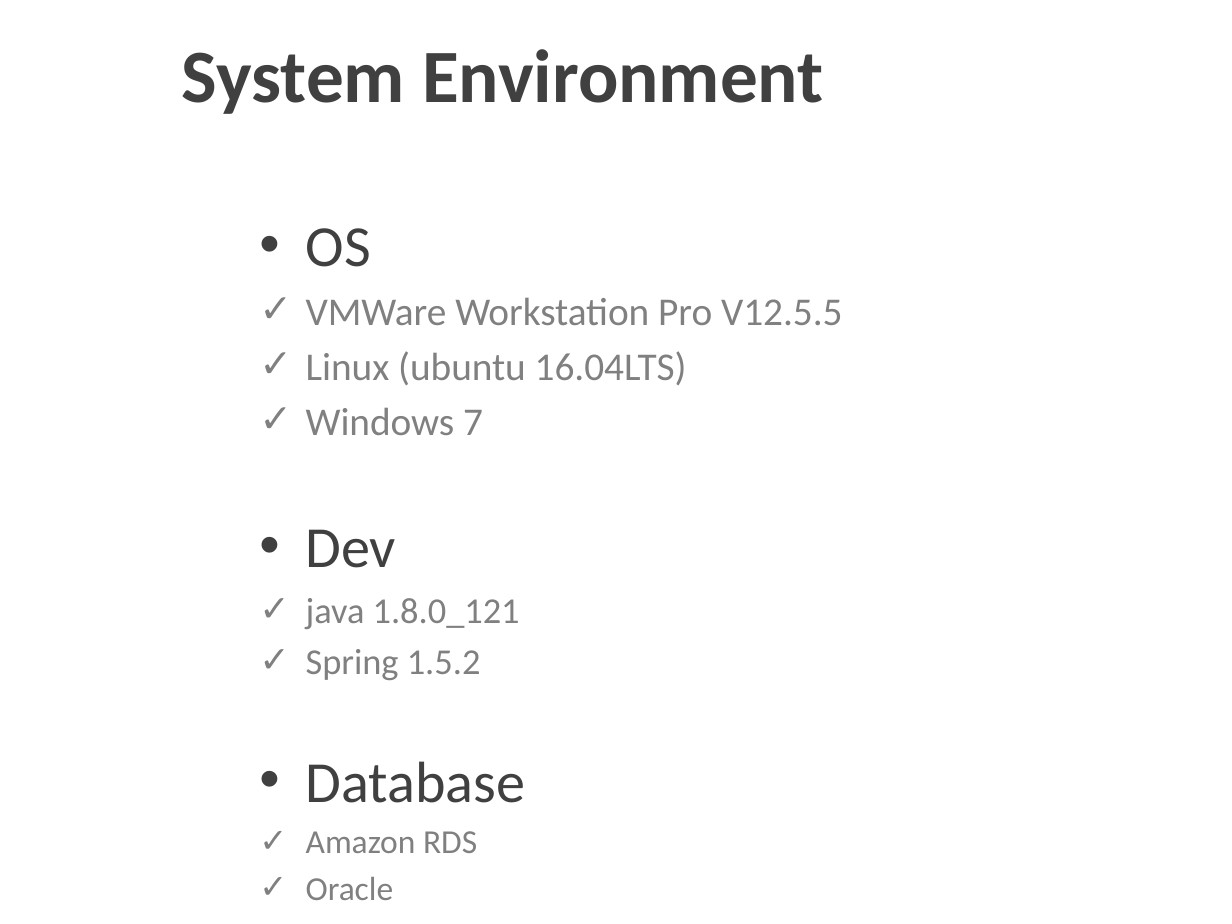
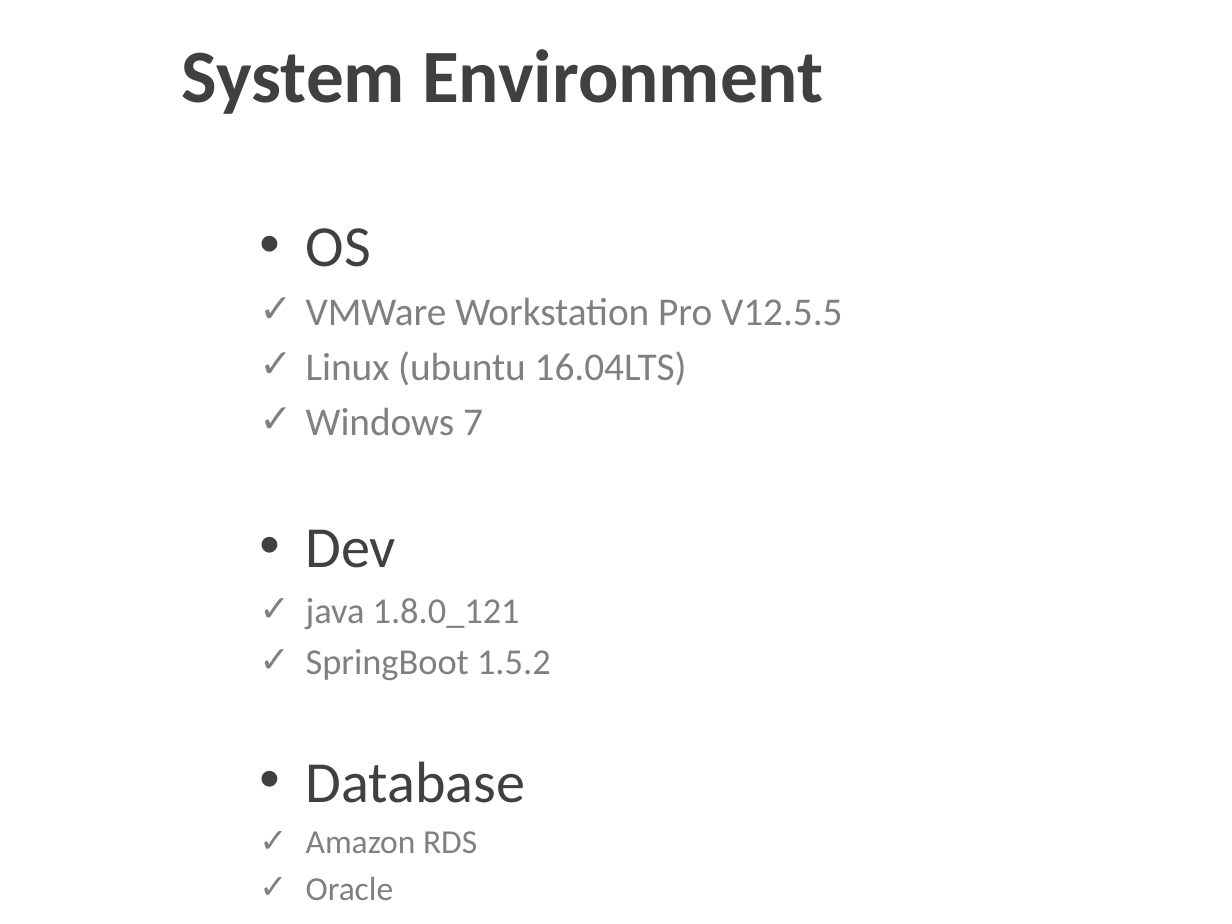
Before and after one commit to itbanked/H_Project, a slide deck: slide 3 of Info/TeamPPT_Final4.pptx. Drawn at 1232x924 pixels with LibreOffice and Linux fonts; fonts in the diff are those of the drawing; background and template pictures are left out. Boxes give left, top, right and bottom in pixels: in the first picture for what was removed or moved away, otherwise in the second. Text is boxed around its words. In the diff, an @@ line names an element or a change of style, - is before the commit and + after.

Commit message:
teamPPT_Final5 add

```diff
--- a/Info/TeamPPT_Final4.pptx
+++ b/Info/TeamPPT_Final4.pptx
@@ text at <box>306,649,551,680</box>: text changed @@
-✓ Spring 1.5.2
+✓ SpringBoot 1.5.2
```
Also in this commit, not shown: 3 other files.
